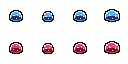
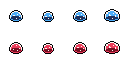
Two versions of the same layered image (w=128, h=64). Layer-by-layer changes:
painted on "Slimes copy 3" over [9, 9, 120, 54]
removed layer "Slimes copy 2" over [73, 10, 87, 54]
removed layer "Slimes copy" over [42, 11, 54, 54]
removed layer "Slimes" over [9, 10, 23, 54]
